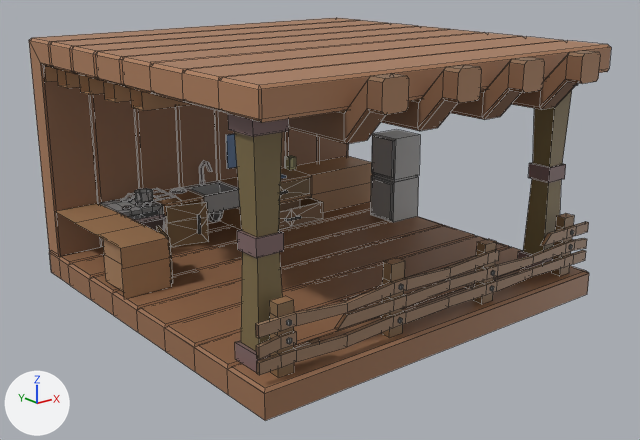
Two versions of the FBX model Assets/3DModels/Buildings/Productions/Kitchen/Kitchen_Level_01_StraightLeftRight.fbx, one commit apart.
One viewpoint serves both versions: a 50 mm camera at (-10.71, -13.71, 6.82) aimed at (-0.23, -0.6, 1.57). Lighting does not change. The marker at lower left points along +X, +Y and +Z. The older version comes first. Mesh edges are drawn as thin lines. Where no turn or scale is listed for an object, it has been applied to the vertices. Vertices at exactly the same position are counted once.

Objects in the first picture: 'Kitchen_Level_01_StraightLeftRight'.
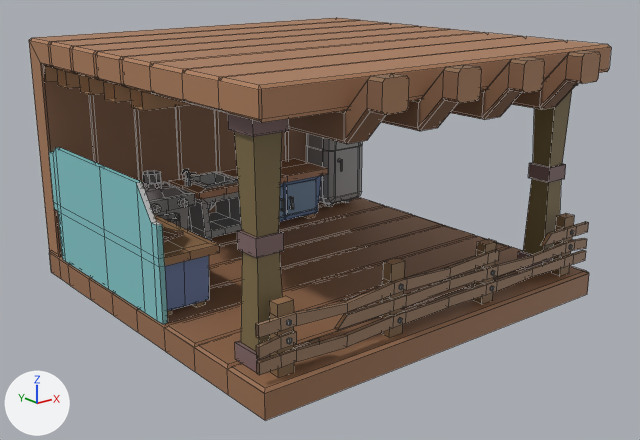
Where the newer file only moved an object's origin or applied its transform, the numbers keep the older frame.

Where the change shows, as pixel boxes (x1, y1, x2, y2) in the pictures (640 x 440 px; the box of a moved part takes in the faces that stretch with it):
part 1 of me_cube_033, moved or reshaped: before (135, 188, 153, 203); after (143, 170, 161, 184)
part 2 of me_cube_033, rebuilt (44% wider, 84% taller): before (55, 203, 173, 299); after (49, 147, 219, 324)
part 3 of me_cube_033, deleted: before (125, 130, 420, 223)
part 4 of me_cube_033, built on: before (100, 156, 373, 248); after (142, 134, 362, 242)

Patch to the scene script:
```diff
--- a/Assets/3DModels/Buildings/Productions/Kitchen/Kitchen_Level_01_StraightLeftRight.fbx.py
+++ b/Assets/3DModels/Buildings/Productions/Kitchen/Kitchen_Level_01_StraightLeftRight.fbx.py
@@ me_cube_033 @@
 # used by ob_kitchen_level_01_straightleftright; location = (0.0, 0.0, 0.0)
-me_cube_033.from_pydata(...)  # 1632 vertices, 1461 faces; spans x -4.0..4.0, y -4.8..4.0, z 0.0..5.05
-me_cube_033.materials.append(mat_palette_002)  # picture img_palettetexture_png
-me_cube_033.materials.append(mat_palette_001)  # picture img_palettetexture_png
+me_cube_033.from_pydata(...)  # 1992 vertices, 1732 faces; spans x -4.0..4.0, y -4.8..4.0, z 0.0..5.05
+# me_cube_033 part 1: the loose piece of 32 vertices spanning x -2.53..-2.13, y 2.52..2.92, z 1.61..1.81 is scaled about its middle by (1.03, 1.03, 1.02), then moved by (0.28, 0.13, 0.32), in mat_palette (picture img_palettetexture_png)
+# me_cube_033 part 2: the loose piece of 81 vertices spanning x -4.0..-2.67, y 0.5..3.5, z 0.5..1.5 is rebuilt with 146 vertices and now spans x -4.0..-2.8, y -0.95..3.5, z 0.5..2.9, in mat_palette (picture img_palettetexture_png)
+# me_cube_033 part 3: 8 loose pieces with 303 vertices, spanning x -2.48..3.95, y 0.85..3.5, z 0.5..2.55, are deleted
+# me_cube_033 part 4: 269 vertices removed from x -2.98..4.0, y 1.9..3.5, z 0.5..1.53; 867 vertices added at x -3.9..3.71, y -0.2..3.5, z 0.5..2.64
+# other edits to the shape of me_cube_033 do not show in these pictures
 me_cube_033.materials.append(mat_palette)
```
